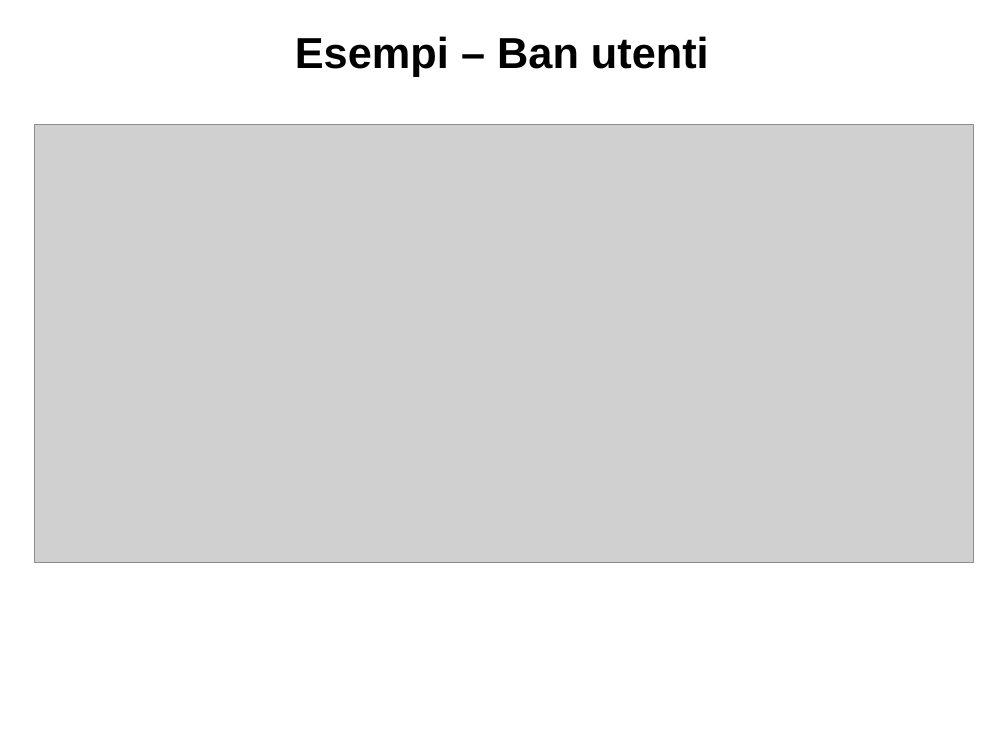
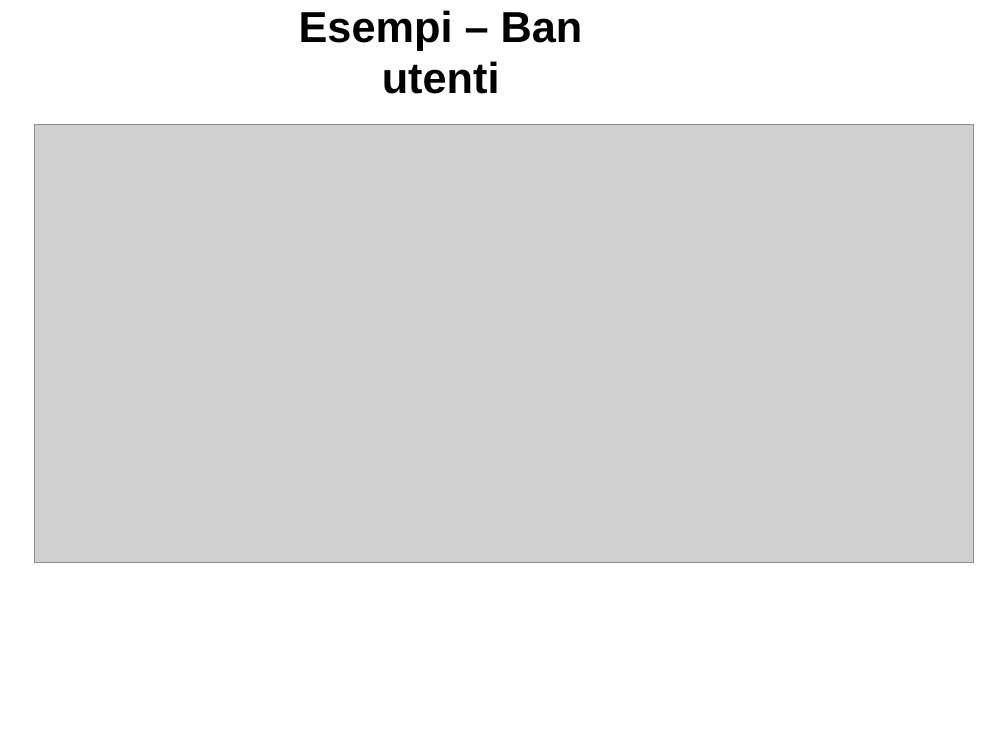
Before and after one commit to cgiaccar/Whatsapp2.0, a slide deck: slide 10 of PowerPointWha2.0.pptx. Drawn at 1008x756 pixels with LibreOffice and Linux fonts; fonts in the diff are those of the drawing; grey boxes stand for pictures. Boxes give left, top, right and bottom in pixels: in the first picture for what was removed or moved away, otherwise in the second. Text is boxed around its words. In the diff, an @@ line names an element or a change of style, - is before the commit and + after.

```diff
--- a/PowerPointWha2.0.pptx
+++ b/PowerPointWha2.0.pptx
@@ text "Esempi – Ban utenti" rewrapped from <box>295,36,709,76</box> to <box>299,10,583,94</box> @@
```
Also in this commit, not shown: 4 other slides changed, 2 other files.
